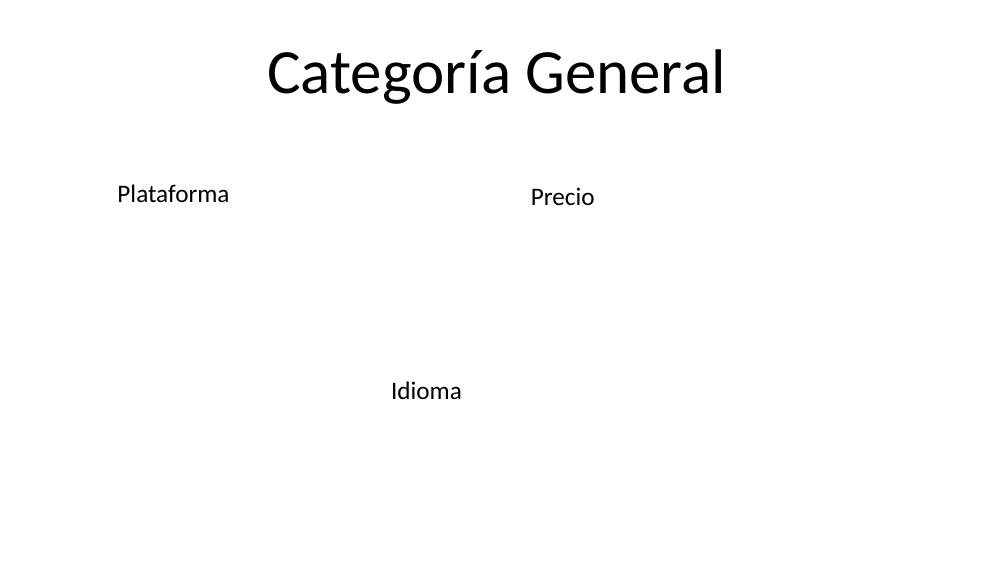
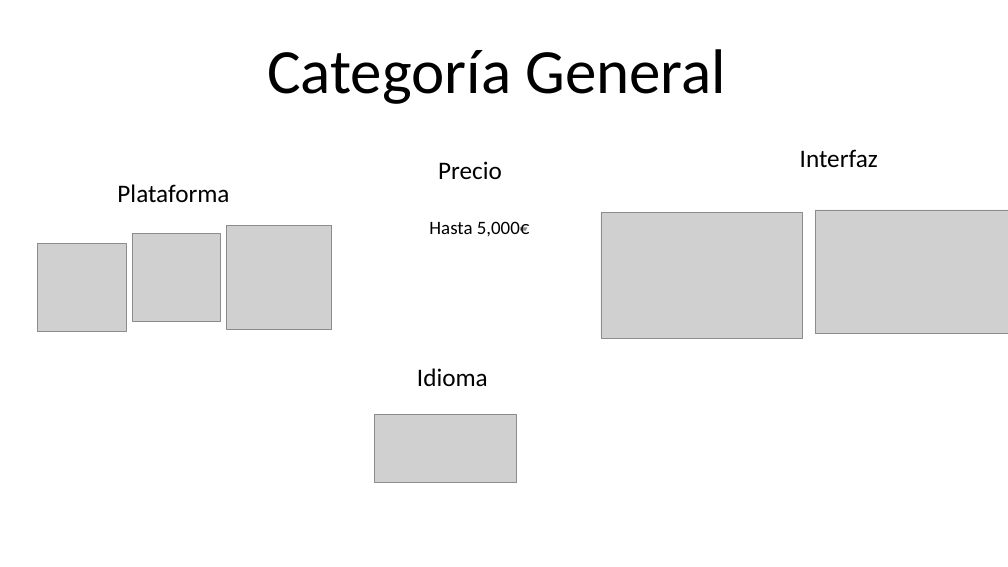
Before and after one commit to DarioCuevasLopez/TG2, a slide deck: slide 1 of TG2.Sergio Sanz.pptx. Drawn at 1008x567 pixels with LibreOffice and Linux fonts; fonts in the diff are those of the drawing; grey boxes stand for pictures. Boxes give left, top, right and bottom in pixels: in the first picture for what was removed or moved away, otherwise in the second. Text is boxed around its words. In the diff, an @@ line names an element or a change of style, - is before the commit and + after.

```diff
--- a/TG2.Sergio Sanz.pptx
+++ b/TG2.Sergio Sanz.pptx
@@ text added at bbox=[800, 149, 878, 167], 24 pt, text #000000 @@
+Interfaz
@@ text "Precio": place and size @@
-text "Precio" at bbox=[531, 187, 595, 205]
+text "Precio" at bbox=[438, 161, 502, 179]
@@ picture added at bbox=[132, 234, 220, 321] @@
@@ picture added at bbox=[227, 225, 332, 330] @@
@@ text added at bbox=[429, 221, 530, 236], 18 pt, text #000000 @@
+Hasta 5,000€
@@ picture added at bbox=[601, 212, 803, 339] @@
@@ picture added at bbox=[815, 210, 1008, 334] @@
@@ picture added at bbox=[37, 243, 126, 332] @@
@@ text "Idioma": place and size @@
-text "Idioma" at bbox=[391, 381, 462, 399]
+text "Idioma" at bbox=[417, 368, 488, 386]
@@ picture added at bbox=[375, 415, 516, 482] @@
```
Also in this commit, not shown: 2 other slides changed, 1 slide added.
